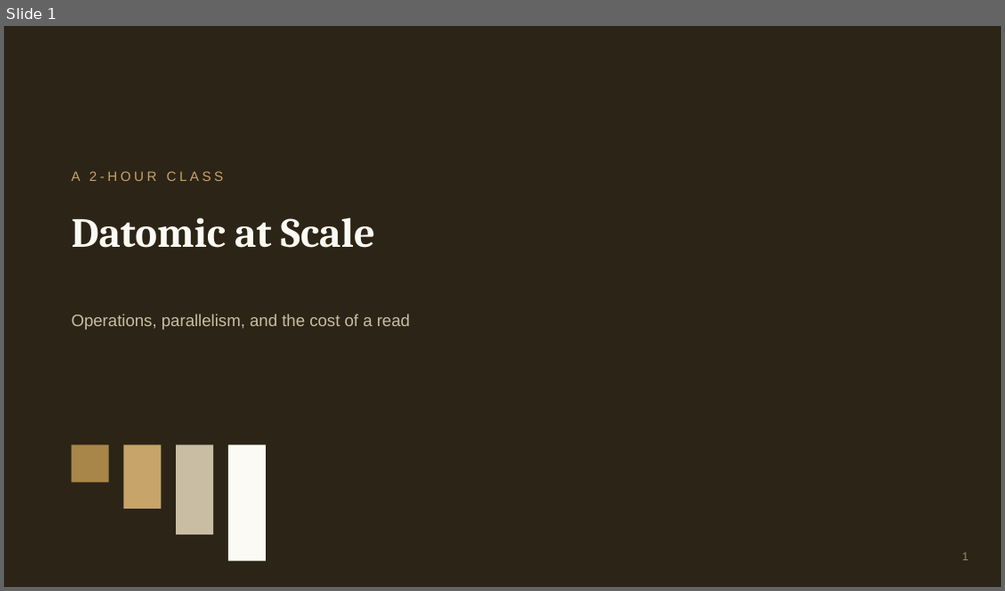
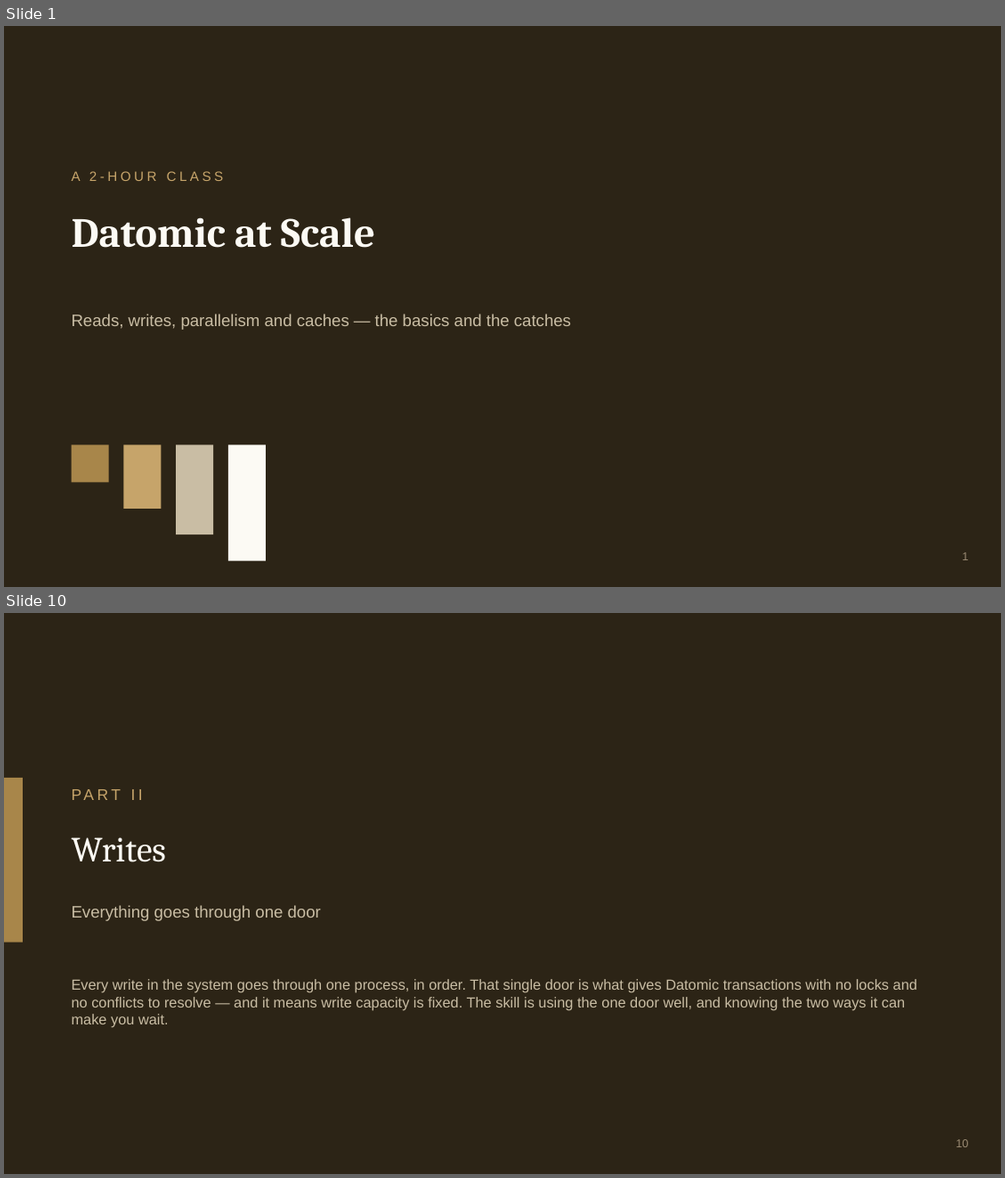
Before and after one commit to 4coders-com-br/datomic-model, a slide deck: datomic-at-scale.pptx. Shown one above the other, each under a label of ours: slide 1 before the commit, slides 1 and 10 after it; the slides between them are not shown. The pictures are 1005x591 and 1005x1178 pixels, drawn with LibreOffice and Linux fonts; fonts in the diff are those of the drawing. Boxes give left, top, right and bottom in pixels: in the first picture for what was removed or moved away, otherwise in the second. Text is boxed around its words. In the diff, an @@ line names an element or a change of style, - is before the commit and + after.

Commit message:
Simplify Datomic at Scale into a slides-only class
- 27-slide deck (was 42): four topics — reads, writes, parallelism,
  caches — each as basics -> one easy example -> the main catches;
  pptx regenerated from the reworked deck.js, markdown deck to match.
- Preclass brief: nothing to install or run; assumes only the
  Production class vocabulary.
- Drop the REPL labs (src/datomic_ops/labs.clj) — the class no longer
  has hands-on labs; infra/HA files stay as optional extras.
- README: class blurb and file list updated to match.

```diff
--- a/datomic-at-scale.pptx
+++ b/datomic-at-scale.pptx
@@ slide 10 added at <box>4,613,1001,1174</box>, background #FFFFFF @@
@@ rectangle added at <box>4,613,1001,1174</box>, fill #2C2416 @@
@@ rectangle added at <box>4,778,23,942</box>, fill #A8864A @@
@@ text added at <box>72,785,931,815</box>, 15 pt, text #C6A46A @@
+PART II
@@ text added at <box>72,837,166,862</box>, 34 pt, text #FCFAF4 @@
+Writes
@@ text added at <box>72,905,321,921</box>, 16 pt, text #C9BDA4 @@
+Everything goes through one door
@@ text added at <box>72,979,917,1028</box>, 14 pt, text #C9BDA4 @@
+Every write in the system goes through one process, in order. That single door is what gives Datomic transactions with no locks and no conflicts to resolve — and it means write capacity is fixed. The skill is using the one door well, and knowing the two ways it can make you wait.
@@ text added at <box>955,1139,968,1147</box>, 11 pt, text #9A8A72 @@
+10
@@ slide 1 changed as well @@
@@ text at <box>72,313,571,329</box>: text changed @@
-Operations, parallelism, and the cost of a read
+Reads, writes, parallelism and caches — the basics and the catches
```
Also in this commit, not shown: 4 other slides changed, 21 other slides added, 36 slides removed, 5 other files.
